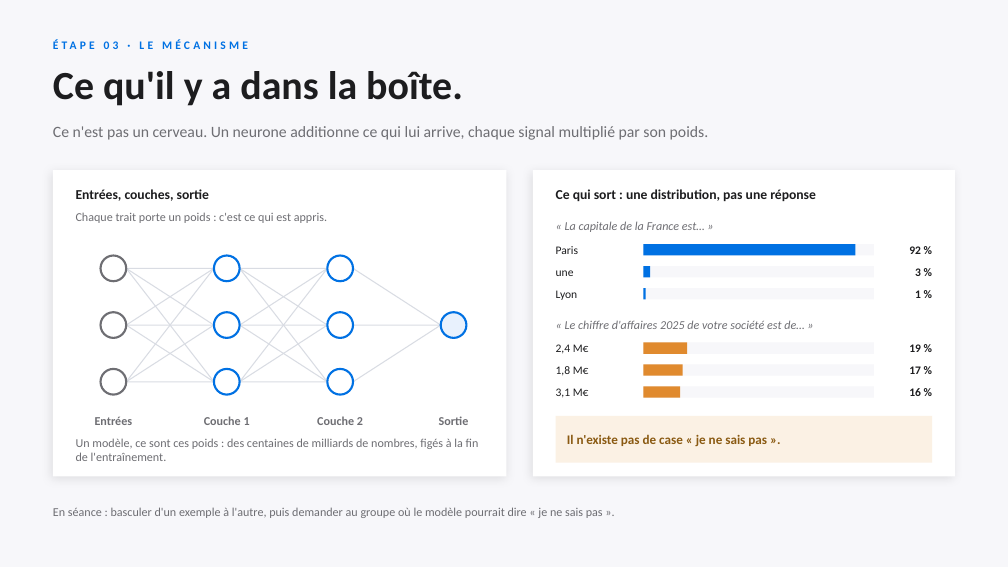
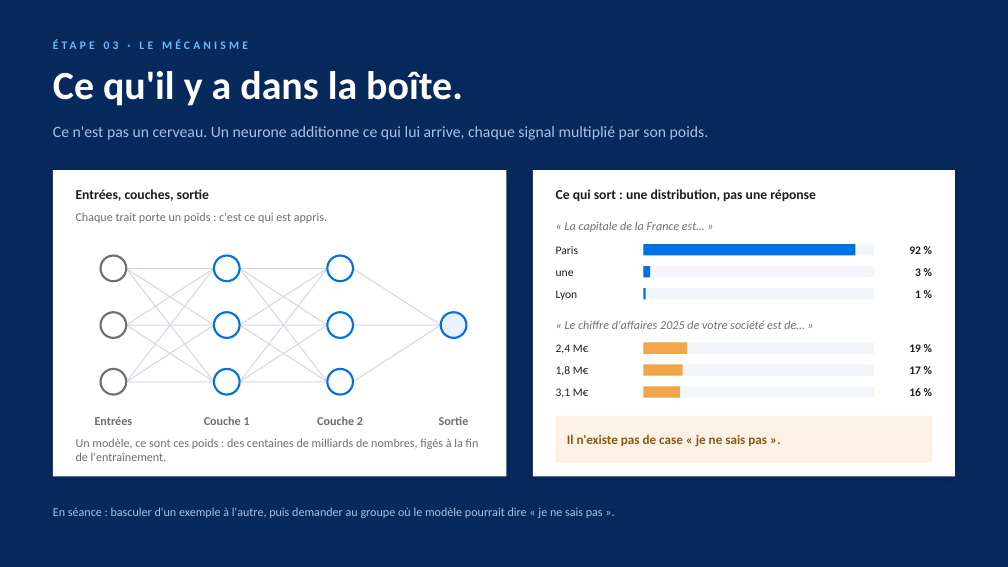
Before and after one commit to benoit-sigwald/training, a slide deck: slide 3 of slides/Genese-de-l-IA.pptx. Drawn at 1008x567 pixels with LibreOffice and Linux fonts; fonts in the diff are those of the drawing. Boxes give left, top, right and bottom in pixels: in the first picture for what was removed or moved away, otherwise in the second. Text is boxed around its words. In the diff, an @@ line names an element or a change of style, - is before the commit and + after.

```diff
--- a/slides/Genese-de-l-IA.pptx
+++ b/slides/Genese-de-l-IA.pptx
@@ background #F7F7FA to #07295C @@
@@ text "ÉTAPE 03 · LE MÉCANISME" at box(414, 508, 423, 516): text colour #0071E3 to #6FB8FF @@
@@ text "Ce qu'il y a dans ..." at box(53, 71, 463, 106): text colour #1D1D1F to #FFFFFF @@
@@ text "Ce n'est pas un cerveau. ..." at box(53, 126, 709, 140): text colour #6E6E73 to #A9BFE0 @@
@@ fill #F7F7FA to #F2F5FA in 3 elements at box(644, 343, 874, 354), box(644, 364, 874, 376), box(644, 386, 874, 398) @@
@@ fill #E08A2E to #F0A64A in 3 elements at box(644, 343, 687, 354), box(644, 364, 683, 376), box(644, 386, 681, 398) @@
@@ text "En séance : basculer d'un ..." at box(53, 507, 603, 518): text colour #6E6E73 to #A9BFE0 @@
```
Also in this commit, not shown: 4 other slides changed, 1 slide added, 5 other files.
